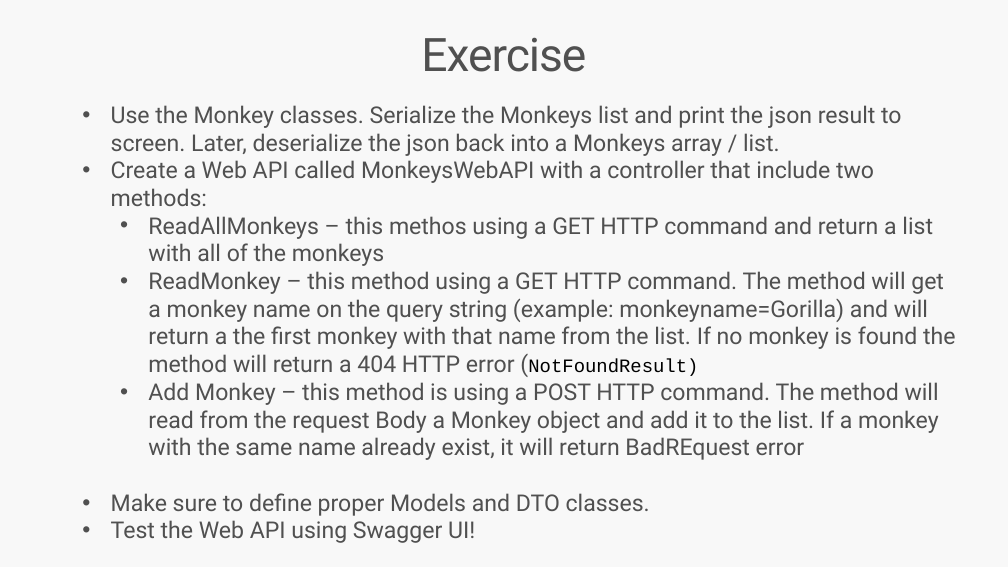
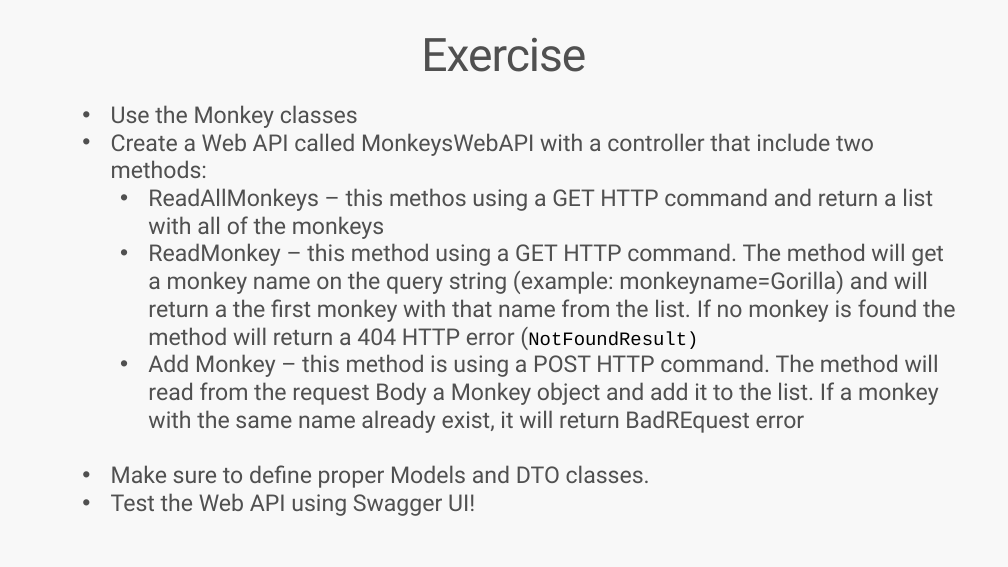
Before and after one commit to stma1one/WebAPIDTOLesson, a slide deck: slide 10 of Docs/JSON and Rest Web API.pptx (slide 13 before the commit). Drawn at 1008x567 pixels with LibreOffice and Linux fonts; fonts in the diff are those of the drawing. Boxes give left, top, right and bottom in pixels: in the first picture for what was removed or moved away, otherwise in the second. Text is boxed around its words. In the diff, an @@ line names an element or a change of style, - is before the commit and + after.

```diff
--- a/Docs/JSON and Rest Web API.pptx
+++ b/Docs/JSON and Rest Web API.pptx
@@ text at bbox=[111, 105, 358, 128]: text changed @@
-• Use the Monkey classes. Serialize the Monkeys list and print the json result to screen. Later, deserialize the json back into a Monkeys array / list.
+• Use the Monkey classes
```
Also in this commit, not shown: 2 other slides changed, 1 slide added, 8 slides removed.
